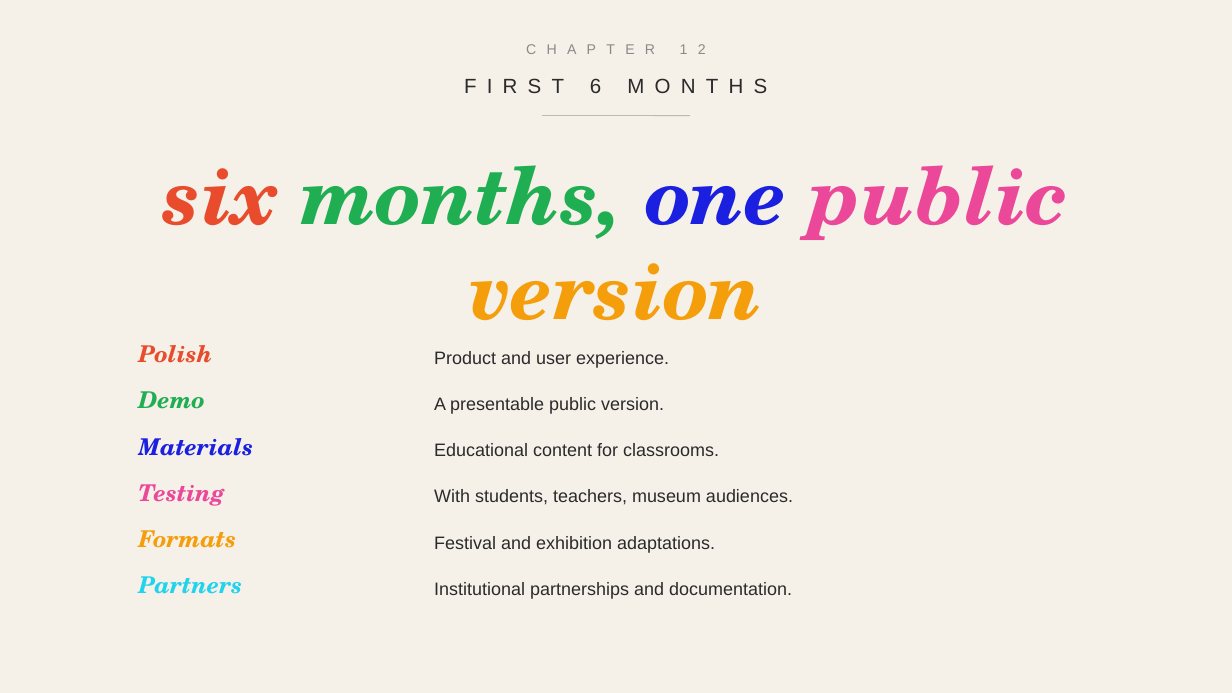
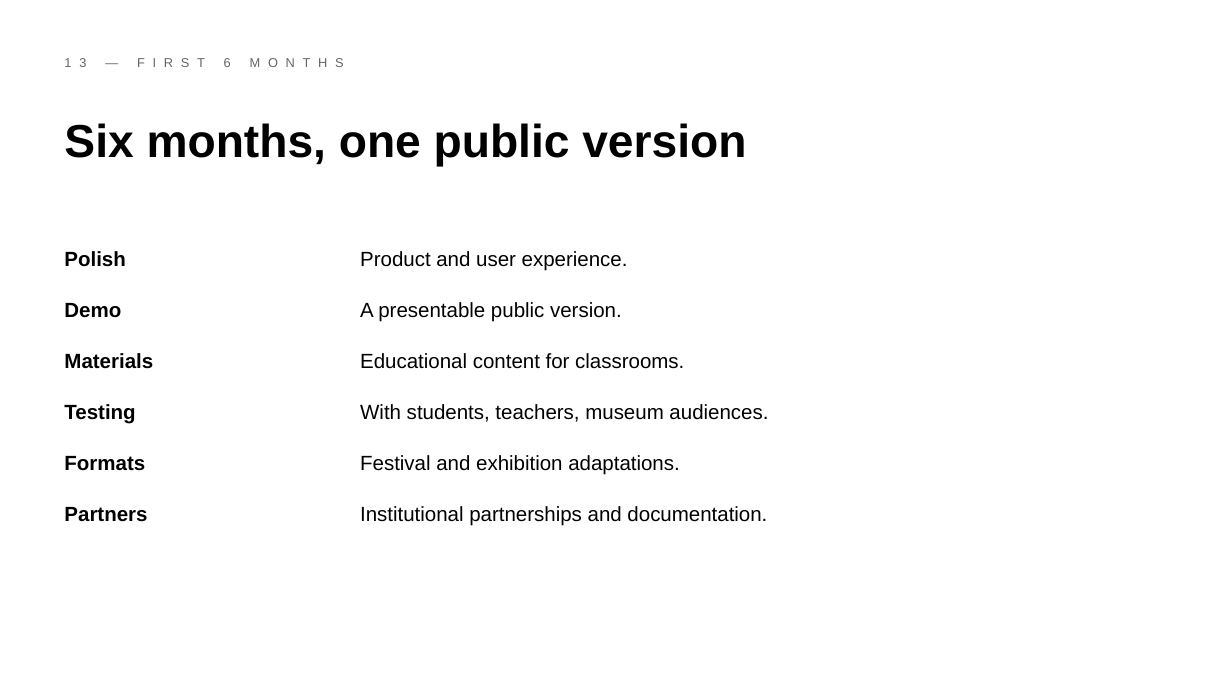
Before and after one commit to timateus/aral3d, a slide deck: slide 13 of public/aral3d-presentation.pptx. Drawn at 1232x693 pixels with LibreOffice and Linux fonts; fonts in the diff are those of the drawing. Boxes give left, top, right and bottom in pixels: in the first picture for what was removed or moved away, otherwise in the second. Text is boxed around its words. In the diff, an @@ line names an element or a change of style, - is before the commit and + after.

```diff
--- a/public/aral3d-presentation.pptx
+++ b/public/aral3d-presentation.pptx
@@ background #F5F0E8 to #FFFFFF @@
@@ text removed at (0, 32, 1232, 65) @@
-CHAPTER 12
@@ text at (224, 58, 231, 67): text changed; size 16 to 10 pt; text colour #2B2B2B to #666666 @@
-FIRST 6 MONTHS
+13 — FIRST 6 MONTHS
@@ line removed from (543, 116) to (690, 116) @@
@@ text at (64, 123, 746, 166): text changed; size 62 to 36 pt; font TeX Gyre Schola to Arial; text colour #1FAE52 to #000000; italic off @@
-six months, one public version
+Six months, one public version
@@ text "Polish": place and size @@
-text "Polish" at (138, 345, 212, 363)
+text "Polish" at (64, 251, 125, 267)
@@ text "Polish" at (64, 251, 125, 267): size 18 to 16 pt, font TeX Gyre Schola to Arial, text colour #E84C2C to #000000, italic off @@
@@ size 14 to 16 pt, text colour #2B2B2B to #000000 in 6 elements at (360, 506, 767, 525), (360, 455, 680, 475), (360, 404, 768, 422), (360, 353, 684, 369), (360, 302, 622, 322), (360, 251, 628, 271) @@
@@ text "Product and user experience.": place and size @@
-text "Product and user experience." at (434, 351, 669, 368)
+text "Product and user experience." at (360, 251, 628, 271)
@@ text "Demo": place and size @@
-text "Demo" at (138, 391, 204, 409)
+text "Demo" at (64, 303, 121, 318)
@@ text "Demo" at (64, 303, 121, 318): size 18 to 16 pt, font TeX Gyre Schola to Arial, text colour #1FAE52 to #000000, italic off @@
@@ text "A presentable public version.": place and size @@
-text "A presentable public version." at (434, 397, 664, 414)
+text "A presentable public version." at (360, 302, 622, 322)
@@ text "Materials": place and size @@
-text "Materials" at (138, 438, 253, 456)
+text "Materials" at (64, 353, 153, 369)
@@ text "Materials" at (64, 353, 153, 369): size 18 to 16 pt, font TeX Gyre Schola to Arial, text colour #1A1FE0 to #000000, italic off @@
@@ text "Educational content for classrooms.": place and size @@
-text "Educational content for classrooms." at (434, 443, 719, 456)
+text "Educational content for classrooms." at (360, 353, 684, 369)
@@ text "Testing": place and size @@
-text "Testing" at (138, 484, 225, 506)
+text "Testing" at (64, 404, 135, 424)
@@ text "Testing" at (64, 404, 135, 424): size 18 to 16 pt, font TeX Gyre Schola to Arial, text colour #EC4899 to #000000, italic off @@
@@ text "With students, teachers, museum audiences.": place and size @@
-text "With students, teachers, museum audiences." at (434, 489, 793, 505)
+text "With students, teachers, museum audiences." at (360, 404, 768, 422)
@@ text "Formats": place and size @@
-text "Formats" at (138, 530, 236, 548)
+text "Formats" at (64, 456, 145, 471)
@@ text "Formats" at (64, 456, 145, 471): size 18 to 16 pt, font TeX Gyre Schola to Arial, text colour #F59E0B to #000000, italic off @@
@@ text "Festival and exhibition adaptations.": place and size @@
-text "Festival and exhibition adaptations." at (434, 536, 715, 553)
+text "Festival and exhibition adaptations." at (360, 455, 680, 475)
@@ text "Partners": place and size @@
-text "Partners" at (138, 576, 242, 594)
+text "Partners" at (64, 507, 147, 522)
@@ text "Partners" at (64, 507, 147, 522): size 18 to 16 pt, font TeX Gyre Schola to Arial, text colour #22D3EE to #000000, italic off @@
@@ text "Institutional partnerships and documentation.": place and size @@
-text "Institutional partnerships and documentation." at (434, 582, 792, 599)
+text "Institutional partnerships and documentation." at (360, 506, 767, 525)
```
Also in this commit, not shown: 16 other slides changed, 18 other files.
